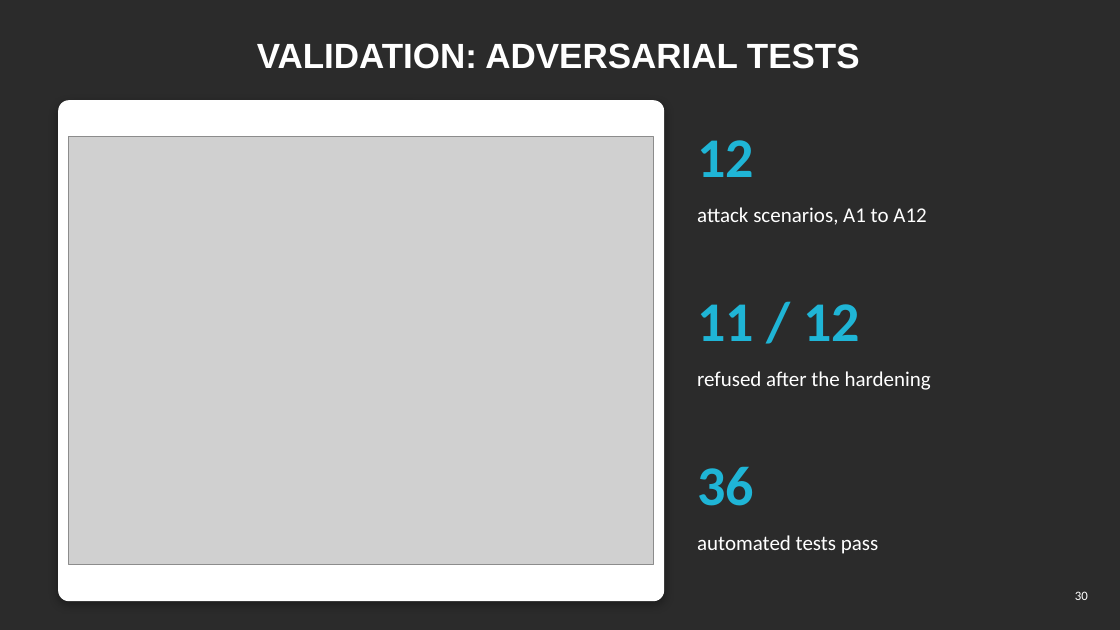
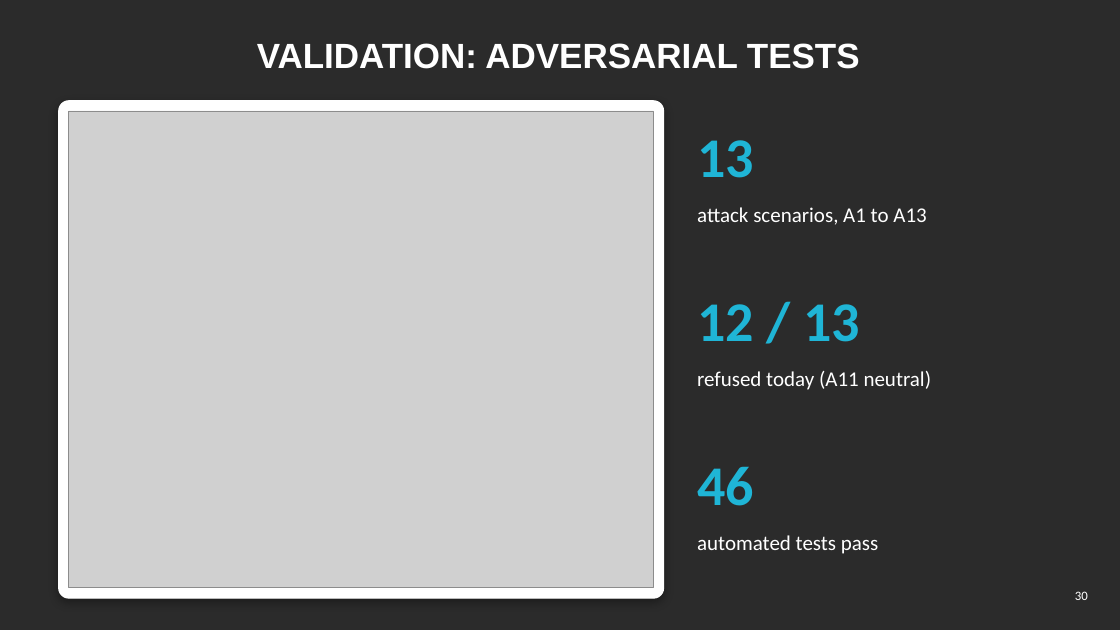
Before and after one commit to yasir12345678900/HealthRWA-Sepolia-Personal-try, a slide deck: slide 30 of docs/Yasir_CA2_Reassessment_Slides.pptx. Drawn at 1120x630 pixels with LibreOffice and Linux fonts; fonts in the diff are those of the drawing; grey boxes stand for pictures; background and template pictures are left out; a plain dark background stands for a picture behind light text. Boxes give left, top, right and bottom in pixels: in the first picture for what was removed or moved away, otherwise in the second. Text is boxed around its words. In the diff, an @@ line names an element or a change of style, - is before the commit and + after.

```diff
--- a/docs/Yasir_CA2_Reassessment_Slides.pptx
+++ b/docs/Yasir_CA2_Reassessment_Slides.pptx
@@ picture: place and size @@
-picture at (69, 137, 654, 565)
+picture at (69, 111, 654, 588)
@@ text at (697, 140, 754, 178): text changed @@
-12
+13
@@ text at (697, 207, 926, 225): text changed @@
-attack scenarios, A1 to A12
+attack scenarios, A1 to A13
@@ text at (697, 304, 860, 342): text changed @@
-11 / 12
+12 / 13
@@ text at (697, 371, 932, 390): text changed @@
-refused after the hardening
+refused today (A11 neutral)
@@ text at (697, 467, 754, 506): text changed @@
-36
+46
```
Also in this commit, not shown: 6 other slides changed, 10 other files.
